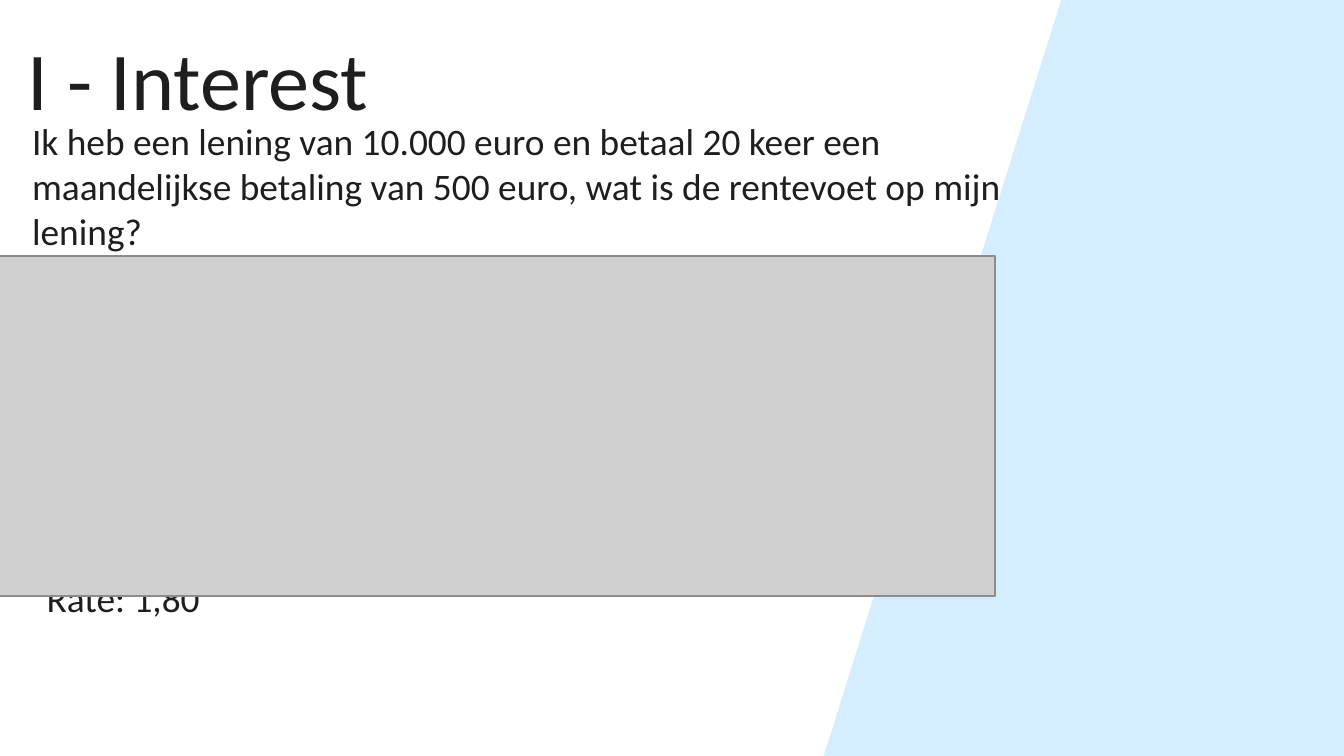
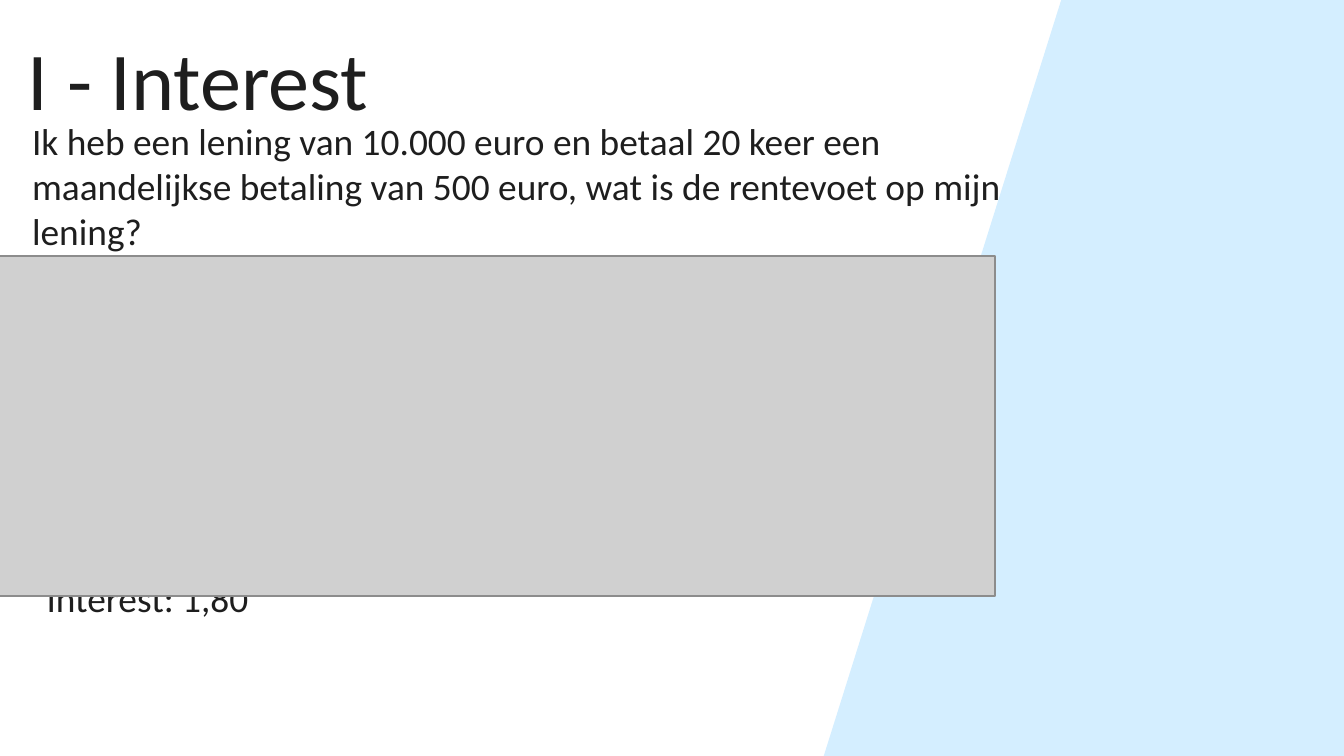
Before and after one commit to SenneDW/SCI-SenneDeWever-2223, a slide deck: slide 3 of Opdracht6/SCI_Presentatie_SenneDeWever.pptx (slide 5 before the commit). Drawn at 1344x756 pixels with LibreOffice and Linux fonts; fonts in the diff are those of the drawing; grey boxes stand for pictures. Boxes give left, top, right and bottom in pixels: in the first picture for what was removed or moved away, otherwise in the second. Text is boxed around its words. In the diff, an @@ line names an element or a change of style, - is before the commit and + after.

```diff
--- a/Opdracht6/SCI_Presentatie_SenneDeWever.pptx
+++ b/Opdracht6/SCI_Presentatie_SenneDeWever.pptx
@@ text at (47,595,248,622): text changed @@
-Rate: 1,80
+Interest: 1,80
```
Also in this commit, not shown: 2 slides removed.
